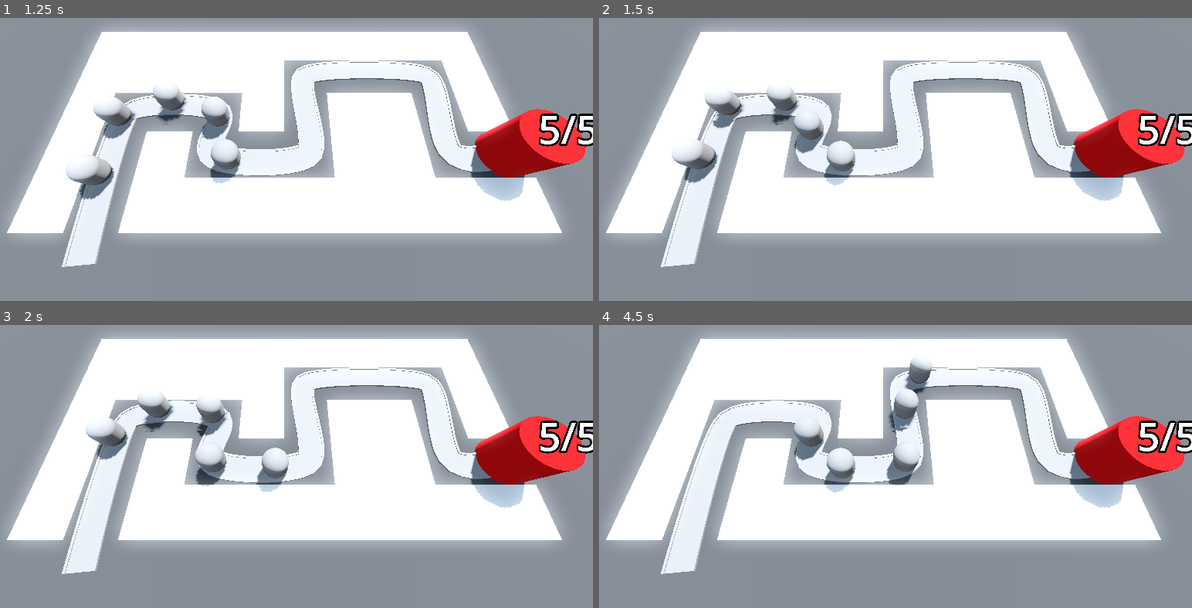
Above: before the commit, frames 1-4 (two rows, left to right).
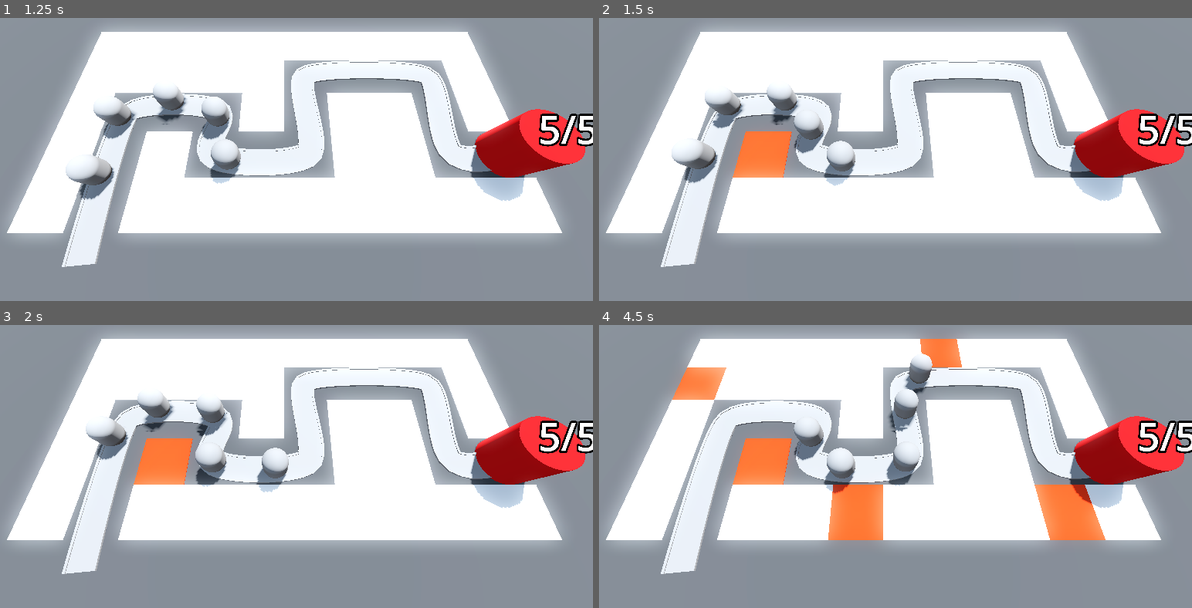
Above: after the commit, the same moments.

Repository: SugarF0x/barblast-3d
Game: Godot game, scene res://BaseLevel.tscn
The game is run twice, just before and just after one commit, with the same random seed, the same clock (stepped at 60 frames per second) and the same inputs.
Inputs (mouse positions are in pixels of both pictures, inside the frame that each line leads up to):
- Up to frame 1 (1.25 s): move the mouse to (421, 111) at 0.52 s; click (421, 111) at 0.6 s
- Up to frame 2 (1.5 s): move the mouse to (759, 145) at 1.27 s; click (759, 145) at 1.35 s
- Up to frame 3 (2 s): no input
- Up to frame 4 (4.5 s): move the mouse to (942, 358) at 2.02 s; click (942, 358) at 2.1 s; move the mouse to (853, 503) at 2.77 s; click (853, 503) at 2.85 s; move the mouse to (1067, 486) at 3.52 s; click (1067, 486) at 3.6 s; move the mouse to (699, 381) at 4.27 s; click (699, 381) at 4.35 s

Frame 1 is identical in both runs. In frame 2, 1.5% of the frame differs, in the area x 22-33%, y 38-57%; in frame 3, 1.5%; in frame 4, 6.7%, in the area x 12-86%, y 3-78%.

Commit message:
add mouse click events
update tile item on click

Diff:
--- a/BaseLevel.tscn
+++ b/BaseLevel.tscn
@@ -42,8 +42,9 @@
 size = Vector3(100, 2, 100)
 material = SubResource("StandardMaterial3D_jvajy")
 
-[node name="RayPickerCamera" parent="." instance=ExtResource("1_33bfw")]
+[node name="RayPickerCamera" parent="." node_paths=PackedStringArray("grid_map") instance=ExtResource("1_33bfw")]
 transform = Transform3D(1, 0, 0, 0, 0.422618, 0.906308, 0, -0.906308, 0.422618, 0, 18, 12)
+grid_map = NodePath("../GridMap")
 
 [node name="GridMap" type="GridMap" parent="."]
 mesh_library = ExtResource("1_j15wq")
--- a/RayPickerCamera/ray_picker_camera.gd
+++ b/RayPickerCamera/ray_picker_camera.gd
@@ -1,4 +1,7 @@
 extends Camera3D
+
+
+@export var grid_map: GridMap
 
 
 @onready var ray_cast_3d: RayCast3D = $RayCast3D
@@ -7,4 +10,11 @@
 func _process(delta: float) -> void:
 	ray_cast_3d.target_position = project_local_ray_normal(get_viewport().get_mouse_position()) * 100.0
 	ray_cast_3d.force_raycast_update()
-	print(ray_cast_3d.get_collider())
+
+	if not ray_cast_3d.is_colliding(): return
+	var collider = ray_cast_3d.get_collider()
+
+	if collider is GridMap:
+		var collision_point = ray_cast_3d.get_collision_point()
+		var cell = grid_map.local_to_map(collision_point)
+		if Input.is_action_just_pressed("click") and grid_map.get_cell_item(cell) == 0: grid_map.set_cell_item(cell, 1)
--- a/project.godot
+++ b/project.godot
@@ -14,3 +14,11 @@
 run/main_scene="res://BaseLevel.tscn"
 config/features=PackedStringArray("4.2", "Forward Plus")
 config/icon="res://icon.svg"
+
+[input]
+
+click={
+"deadzone": 0.5,
+"events": [Object(InputEventMouseButton,"resource_local_to_scene":false,"resource_name":"","device":-1,"window_id":0,"alt_pressed":false,"shift_pressed":false,"ctrl_pressed":false,"meta_pressed":false,"button_mask":1,"position":Vector2(589, 18),"global_position":Vector2(595, 80),"factor":1.0,"button_index":1,"canceled":false,"pressed":true,"double_click":false,"script":null)
+]
+}
